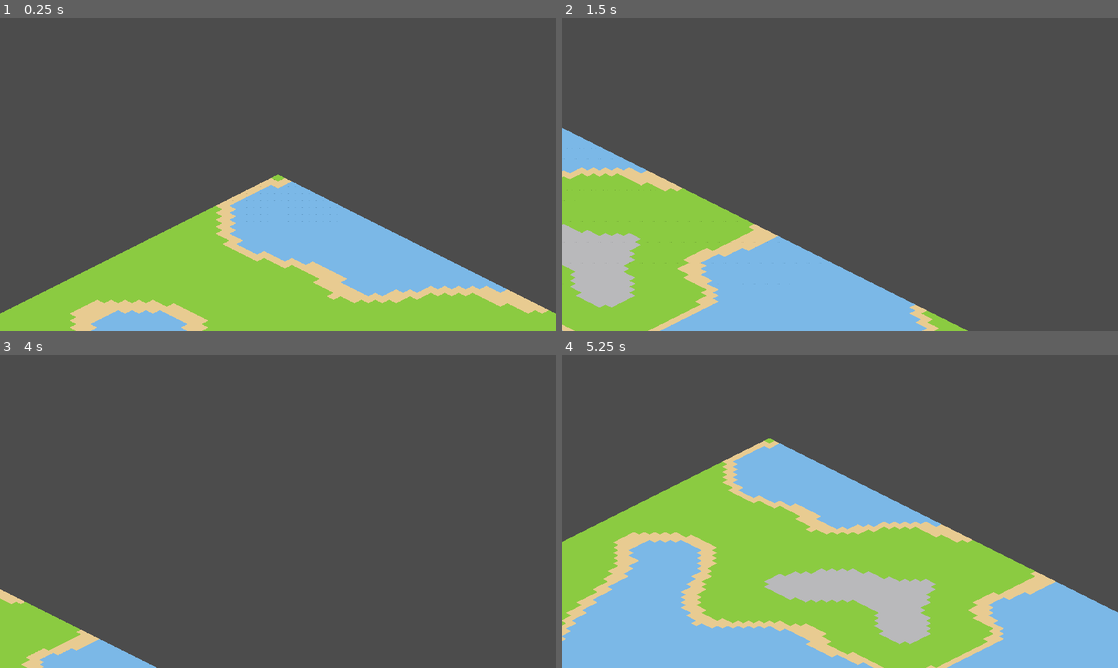
Above: before the commit, frames 1-4 (two rows, left to right).
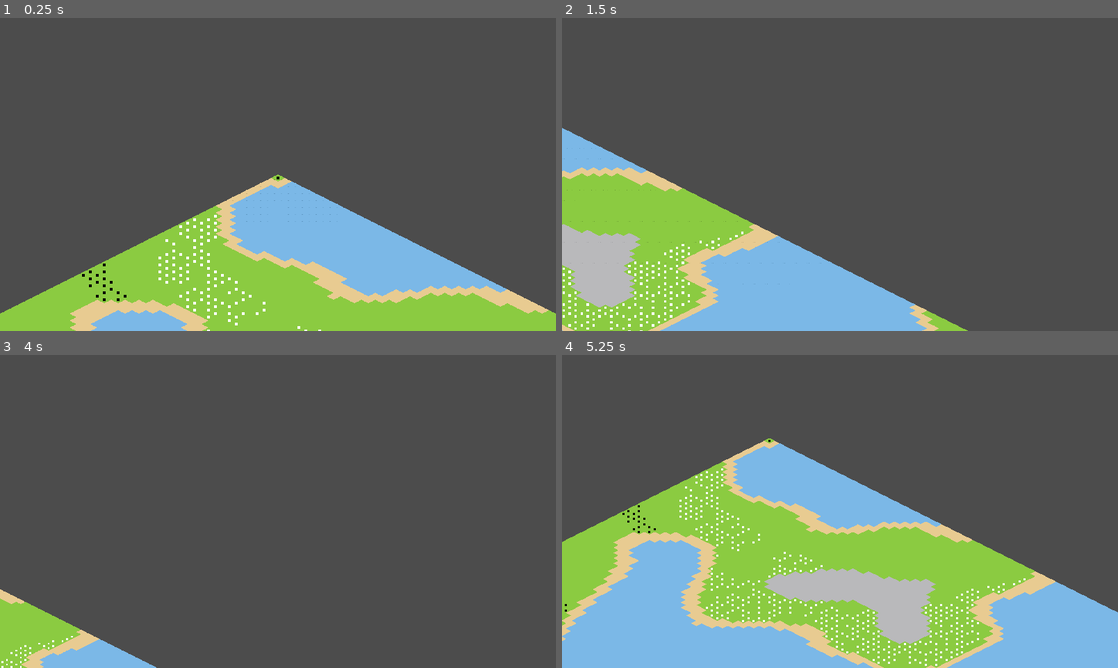
Above: after the commit, the same moments.

Repository: FilMer17/MightyTower
Game: Godot game, scene res://source/game/Game.tscn
The game is run twice, just before and just after one commit, with the same random seed, the same clock (stepped at 60 frames per second) and the same inputs. The project has no main scene, so this scene is started directly. The engine's default icon, where the game draws it, is replaced by a stand-in: a white triangle on a blue panel in a dark square.
Inputs (mouse positions are in pixels of both pictures, inside the frame that each line leads up to):
- Up to frame 1 (0.25 s): no input
- Up to frame 2 (1.5 s): tap Enter at 0.5 s; move the mouse to (962, 158) at 0.52 s; hold Right (ui_right) 0.53-1.28 s; tap Mouse wheel down (scroll_down) at 0.6 s; click (962, 158) at 0.67 s; move the mouse to (728, 190) at 1.27 s; hold Down (ui_down) from 1.28 s (still down); tap Mouse wheel up (scroll_up) at 1.35 s
- Up to frame 3 (4 s): move the mouse to (333, 442) at 2.02 s; release Down (ui_down) at 2.03 s; hold Right (ui_right) 2.03-2.78 s; tap Mouse wheel down (scroll_down) at 2.1, 3.6 s; move the mouse to (250, 574) at 2.77 s; hold Up (ui_up) 2.78-3.53 s; tap Mouse wheel up (scroll_up) at 2.85 s; click (250, 574) at 2.92 s; tap Space at 3.5 s; move the mouse to (444, 558) at 3.52 s; hold Left (ui_left) from 3.53 s (still down)
- Up to frame 4 (5.25 s): move the mouse to (673, 464) at 4.27 s; tap Mouse wheel up (scroll_up) at 4.35 s; move the mouse to (867, 511) at 5.02 s; release Left (ui_left) at 5.03 s; hold Down (ui_down) from 5.03 s (still down); tap Mouse wheel down (scroll_down) at 5.1 s; click (867, 511) at 5.17 s

The runs differ from the first frame. In frame 1, 0.5% of the frame differs, in the area x 14-58%, y 50-100%; in frame 2, 0.5%; in frame 3, less than 0.1%; in frame 4, 1.0%, in the area x 0-84%, y 27-100%.
Error before the commit: Invalid call. Nonexistent function 'create_entities' in base 'Node2D'. (res://source/map/Map.gd:23)

Commit message:
Map Entities creating entities

Diff:
--- /dev/null
+++ b/game/data/entities/Stone.tscn
@@ -0,0 +1,24 @@
+[gd_scene load_steps=5 format=2]
+
+[ext_resource path="res://source/entities/Entity.gd" type="Script" id=1]
+[ext_resource path="res://icon.png" type="Texture" id=2]
+
+[sub_resource type="Shader" id=1]
+code = "shader_type canvas_item;
+
+void fragment() {
+	COLOR = vec4(0, 0, 0, 1);
+}"
+
+[sub_resource type="ShaderMaterial" id=2]
+shader = SubResource( 1 )
+
+[node name="Stone" type="StaticBody2D"]
+script = ExtResource( 1 )
+
+[node name="Sprite" type="Sprite" parent="."]
+material = SubResource( 2 )
+scale = Vector2( 0.1, 0.1 )
+texture = ExtResource( 2 )
+
+[node name="Collider" type="CollisionPolygon2D" parent="."]
--- /dev/null
+++ b/game/data/entities/Tree.tscn
@@ -0,0 +1,25 @@
+[gd_scene load_steps=5 format=2]
+
+[ext_resource path="res://source/entities/Entity.gd" type="Script" id=1]
+[ext_resource path="res://icon.png" type="Texture" id=2]
+
+[sub_resource type="Shader" id=1]
+code = "shader_type canvas_item;
+
+void fragment() {
+	COLOR = vec4(1, 1, 1, 1);
+}"
+
+[sub_resource type="ShaderMaterial" id=2]
+shader = SubResource( 1 )
+
+[node name="Tree" type="StaticBody2D"]
+script = ExtResource( 1 )
+type = 1
+
+[node name="Sprite" type="Sprite" parent="."]
+material = SubResource( 2 )
+scale = Vector2( 0.1, 0.1 )
+texture = ExtResource( 2 )
+
+[node name="Collider" type="CollisionPolygon2D" parent="."]
--- a/game/global/FileSystem.gd
+++ b/game/global/FileSystem.gd
@@ -8,11 +8,11 @@
 	var directory := Directory.new()
 
 	if not directory.open(path) == OK:
-		print("Loader: failed to load ", path, ", return [] (open)")
+		print("FileSystem: failed to load ", path, ", return [] (open)")
 		return []
 
 	if not directory.list_dir_begin(true, true) == OK:
-		print("Loader: failed to load ", path, ", return [] (list_dir_begin)")
+		print("FileSystem: failed to load ", path, ", return [] (list_dir_begin)")
 		return []
 
 	var sub_path := ""
--- a/game/global/GlobalData.gd
+++ b/game/global/GlobalData.gd
@@ -36,3 +36,6 @@
 
 func _load_entities() -> void:
 	entities.clear()
+
+	for file_data in FileSystem.load_dir("res://data/entities", ["tscn", "scn"]):
+		entities[file_data.data.instance().name] = file_data.data
--- a/game/project.godot
+++ b/game/project.godot
@@ -13,6 +13,11 @@
 "class": "Building",
 "language": "GDScript",
 "path": "res://source/buildings/Building.gd"
+}, {
+"base": "StaticBody2D",
+"class": "Entity",
+"language": "GDScript",
+"path": "res://source/entities/Entity.gd"
 }, {
 "base": "Node",
 "class": "IsoGrid",
@@ -31,6 +36,7 @@
 } ]
 _global_script_class_icons={
 "Building": "",
+"Entity": "",
 "IsoGrid": "",
 "Storage": "",
 "WorldData": ""
--- a/game/source/data/Time.gd
+++ b/game/source/data/Time.gd
@@ -35,6 +35,9 @@
 	else:
 		clock.stop()
 
+func change_clock_speed(_speed: int) -> void:
+	speed = _speed
+	clock.wait_time = speed
 
 func _on_Clock_timeout():
 	minute += 1
--- /dev/null
+++ b/game/source/entities/Entity.gd
@@ -0,0 +1,26 @@
+tool
+extends StaticBody2D
+class_name Entity
+
+enum TYPE { stone, tree }
+
+export var level: int = 1
+export(TYPE) var type: int = TYPE.stone
+
+onready var sprite := $Sprite
+onready var collider := $Collider
+
+func _enter_tree():
+	if not $Sprite:
+		sprite = Sprite.new()
+		sprite.name = "Sprite"
+		add_child(sprite)
+		sprite.owner = get_tree().edited_scene_root
+		print("Node added: %s" % sprite.name)
+
+	if not $Collider:
+		collider = CollisionPolygon2D.new()
+		collider.name = "Collider"
+		add_child(collider)
+		collider.owner = get_tree().edited_scene_root
+		print("Node added: %s" % collider.name)
--- a/game/source/map/Map.gd
+++ b/game/source/map/Map.gd
@@ -20,4 +20,4 @@
 func create_data(diffic: String) -> void:
 	terrain.create_terrain(diffic)
 #	buildings.create_residence()
-	entities.create_entities(diffic)
+	entities.create_entities(terrain.data, diffic)
--- /dev/null
+++ b/game/source/map/entities/Entities.gd
@@ -0,0 +1,54 @@
+extends Node2D
+
+const MAP_SIZE := { "S" : 90, "M" : 120, "L" : 150 }
+
+var data: Dictionary = {}
+
+func create_entities(terrain, diffic: String) -> void:
+	var grid = IsoGrid.new()
+	var map_size = MAP_SIZE[diffic]
+	var temp_data: Dictionary = {}
+
+	var noise = _create_noise()
+
+	for x in map_size:
+		for y in map_size:
+			temp_data[Vector2(x, y)] = _get_entity_data(terrain[Vector2(x, y)], noise.get_noise_2d(float(x), float(y)))
+			if not temp_data[Vector2(x, y)] == null:
+				data[Vector2(x, y)] = temp_data[Vector2(x, y)]
+
+	data[Vector2(0, 0)] = GlobalData.entities["Stone"]
+	_place_entities(grid)
+
+func _create_noise() -> OpenSimplexNoise:
+#	randomize()
+	var _noise := OpenSimplexNoise.new()
+
+	_noise.seed = randi()
+	_noise.octaves = 3
+	_noise.period = 40
+	_noise.persistence = 0.5
+	_noise.lacunarity = 2
+
+	return _noise
+
+func _place_entities(grid: IsoGrid) -> void:
+	for file_data in data:
+		var entity = data[file_data].instance()
+		entity.position = grid.map_to_world(file_data) + Vector2(0, 8)
+		add_child(entity)
+
+func _get_entity_data(terrain: int, noise_sample: float) -> Entity:
+	# grass = 0
+	var rng = RandomNumberGenerator.new()
+	rng.randomize()
+	var rnum = rng.randi_range(1, 3)
+
+	if noise_sample > -0.2 and noise_sample < -0.1:
+		if not rnum == 1 and terrain == 0:
+			return GlobalData.entities["Stone"]
+	if noise_sample > 0 and noise_sample < 0.2:
+		if not rnum == 1 and terrain == 0:
+			return GlobalData.entities["Tree"]
+
+	return null
--- a/game/source/map/entities/Entities.tscn
+++ b/game/source/map/entities/Entities.tscn
@@ -1,3 +1,6 @@
-[gd_scene format=2]
+[gd_scene load_steps=2 format=2]
+
+[ext_resource path="res://source/map/entities/Entities.gd" type="Script" id=1]
 
 [node name="Entities" type="Node2D"]
+script = ExtResource( 1 )
--- a/game/source/map/terrain/Terrain.gd
+++ b/game/source/map/terrain/Terrain.gd
@@ -7,12 +7,10 @@
 
 export var data: Dictionary = {}
 
-var noise: OpenSimplexNoise = null
-
 func create_terrain(size: String) -> void:
 	map_size = MAP_SIZE[size]
 
-	noise = _create_noise()
+	var noise = _create_noise()
 
 	for x in map_size:
 		for y in map_size:
